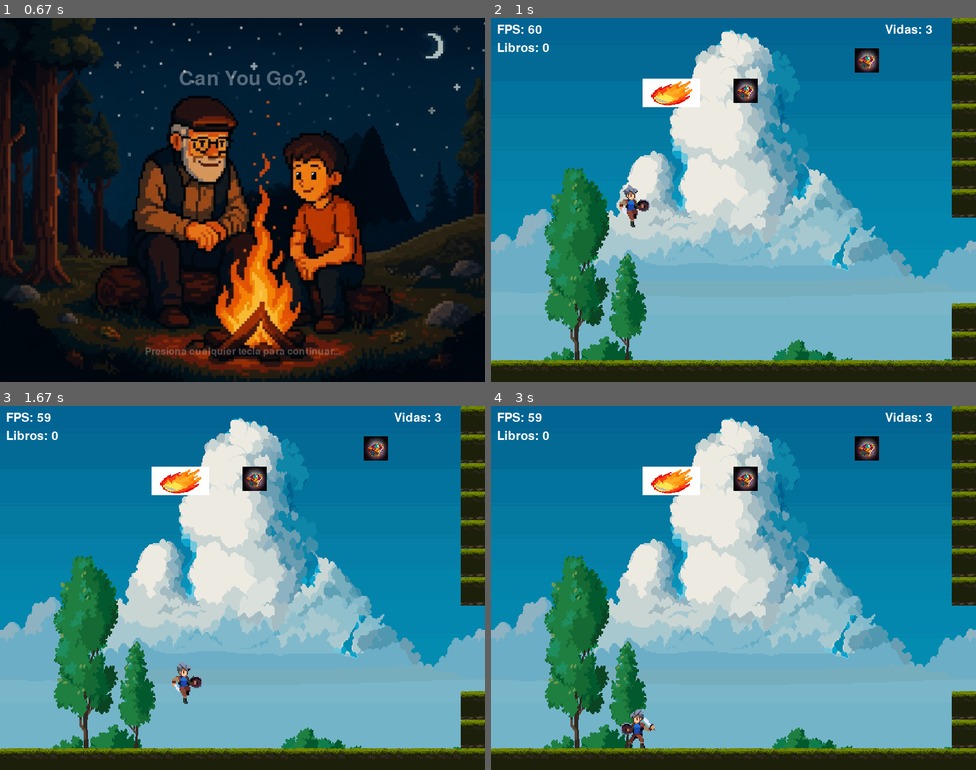
Above: before the commit, frames 1-4 (two rows, left to right).
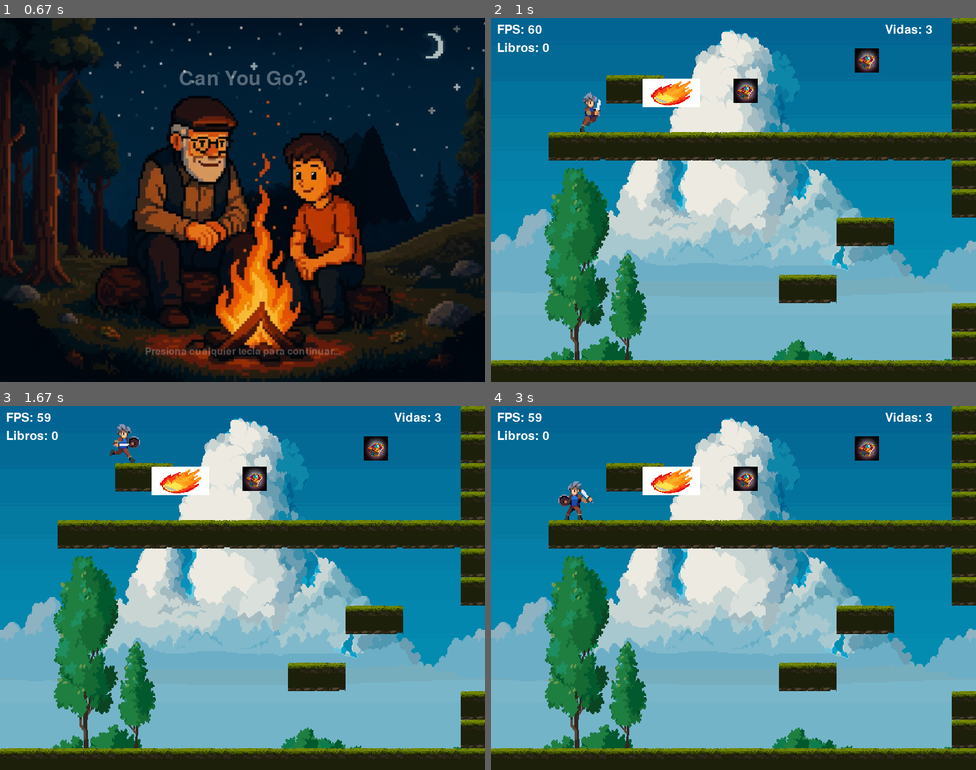
Above: after the commit, the same moments.

Repository: juanjore0/ComputacionGrafica
Game: pygame game, started from proyecto_juego/src/main.py
Two runs of this game, one before a commit and one after it. Both use one fixed random seed, a clock stepped at 60 frames per second and the inputs below.
Inputs (mouse positions are in pixels of both pictures, inside the frame that each line leads up to):
- Up to frame 1 (0.67 s): click (135, 305) at 0.38 s
- Up to frame 2 (1 s): hold Right from 0.67 s (still down); move the mouse to (733, 221) at 0.7 s
- Up to frame 3 (1.67 s): release Right at 1.13 s; hold Up 1.17-1.47 s; hold Right from 1.5 s (still down)
- Up to frame 4 (3 s): release Right at 1.97 s; hold Left 2-2.53 s; hold Down 2.57-2.87 s; tap Z at 2.63, 2.97 s; hold Left from 2.9 s (still down)

Frame 1 is identical in both runs. In frame 2, 9.5% of the frame differs, in the area x 11-95%, y 15-79%; in frame 3, 9.5%; in frame 4, 9.6%, in the area x 11-95%, y 15-94%.

Commit message:
probando

Diff:
--- a/proyecto_juego/src/juego.py
+++ b/proyecto_juego/src/juego.py
@@ -79,14 +79,14 @@
         self.mapa = [
             [0,0,0,0,0,0,0,0,1],
             [0,0,0,0,0,0,0,0,1],
-            [0,0,0,0,0,0,0,0,1],
-            [0,0,0,0,0,0,0,0,1],
-            [0,0,0,0,0,0,0,0,1],
-            [0,0,0,0,0,0,0,0,1],
-            [0,0,0,0,0,0,0,0,1],
+            [0,0,1,0,0,0,0,0,1],
+            [0,0,0,0,0,0,0,0,1],
+            [0,1,1,1,1,1,1,1,1],
+            [0,0,0,0,0,0,0,0,1],
+            [0,0,0,0,0,0,0,0,1],
+            [0,0,0,0,0,0,1,0,0],
             [0,0,0,0,0,0,0,0,0],
-            [0,0,0,0,0,0,0,0,0],
-            [0,0,0,0,0,0,0,0,0],
+            [0,0,0,0,0,1,0,0,0],
             [0,0,0,0,0,0,0,0,1],
             [0,0,0,0,0,0,0,0,1],
             [1,1,1,1,1,1,1,1,1],
